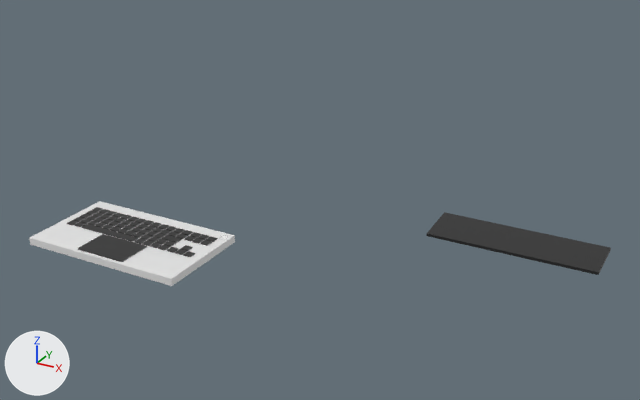
An edit to the Blender file Assets/Objects/Laptop.blend, drawn before and after from the same camera.
The view is the same before and after, from a camera (50 mm lens) standing at (9.1, 2.05, 17.7) and looking at (4.33, 10.73, 13.36). Lighting does not change. The marker at lower left points along +X, +Y and +Z.

The scene before the commit, as lines of its bpy script (objects in view):
```python
me_cube_003 = bpy.data.meshes.new('Cube.003')
me_cube_003.from_pydata(...)  # 169 vertices, 167 faces; spans x -1.0..1.0, y -1.0..1.0, z -1.0..1.0
me_cube_046 = bpy.data.meshes.new('Cube.046')
me_cube_046.from_pydata(...)  # 140 vertices, 138 faces; spans x -1.0..1.0, y -1.0..1.0, z -1.0..1.0
me_cube_046.materials.append(mat_material_003)  # black #303030
me_cube_049 = bpy.data.meshes.new('Cube.049')
me_cube_049.from_pydata(...)  # 140 vertices, 138 faces; spans x -1.0..1.0, y -1.0..1.0, z -1.0..1.0
me_cube_049.materials.append(mat_material_003)  # black #303030
ob_keyboard = bpy.data.objects.new('Keyboard', me_cube_046)
ob_keyboard.location = (6.324, 12.454, 12.52)
ob_keyboard.rotation_euler = (0.0873, 0.0, 0.0)  # degrees (5, 0, 0)
ob_keyboard.scale = (1.14, 0.321, -0.0211)
ob_laptop_bottom = bpy.data.objects.new('Laptop Bottom', me_cube_003)
ob_laptop_bottom.location = (2.487, 9.394, 12.957)
ob_laptop_bottom.rotation_euler = (0.0, 0.0, 3.142)  # degrees (0, 0, 180)
ob_laptop_bottom.scale = (-1.06, -0.622, -0.0449)
ob_trackpad = bpy.data.objects.new('Trackpad', me_cube_049)
ob_trackpad.location = (2.487, 9.035, 13.007)
ob_trackpad.rotation_euler = (0.0, 3.142, 0.0)  # degrees (0, 180, 0)
ob_trackpad.scale = (0.335, 0.218, 0.0119)
```
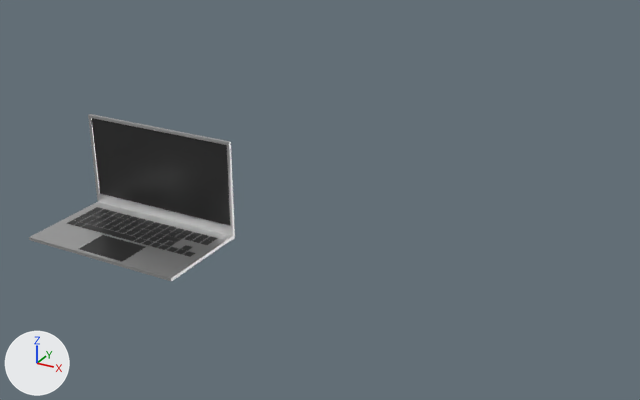
Changed parts and their boxes (x1, y1, x2, y2) in the pictures (640 x 400 px):
'Keyboard', moved, turned, rescaled
    before: (427, 212, 611, 275)
    after: (92, 118, 230, 225)
'Laptop Bottom', reshaped, moved, rescaled (7% shorter)
    before: (29, 201, 235, 286)
    after: (29, 202, 235, 281)
'Laptop Top', added
    after: (88, 114, 235, 240)
'Trackpad', moved, rescaled
    before: (78, 234, 147, 262)
    after: (79, 235, 145, 262)
part 1 of me_cube_003, built on
    before: (30, 201, 233, 279)
    after: (30, 202, 228, 278)
part 2 of me_cube_003, recoloured
    before: (29, 235, 235, 286)
    after: (29, 235, 235, 281)

The edits, one by one:
Material 'Material.006' (mat_material_006) is new.
Its base color is (0.672, 0.672, 0.672) (light grey #d6d6d6).
Its metallic is 1.0.
Its roughness is 0.416.
me_cube_003 is used by ob_laptop_bottom; location (2.487, 9.394, 12.957); rotation (0.0, 0.0, 3.142), in degrees (0, 0, 180); scale (-1.06, -0.622, -0.0449).
me_cube_003 had 169 vertices, 167 faces and spanned x -1.0..1.0, y -1.0..1.0, z -1.0..1.0.
me_cube_003 now has 273 vertices, 254 faces and spans x -1.0..1.0, y -1.0..1.0, z -1.0..1.0.
Part 1, on me_cube_003:
14 faces are deleted.
34 vertices are added at x -0.31..0.31, y -0.93..-0.23, z -1.0.
34 new vertices lie (0.0, 0.0, 0.76) away from vertices in x -0.31..0.31, y -0.93..-0.23, z -1.0.
12 new vertices lie (0.0, -0.17, 0.0) away from vertices in x -0.27..0.27, y -0.23, z -0.24.
12 new vertices lie (0.0, -0.17, 0.0) away from vertices in x -0.27..0.27, y -0.4, z -0.24.
12 new vertices lie (0.0, 0.18, 0.0) away from vertices in x -0.27..0.27, y -0.93, z -0.24.
88 new faces join them.
13 new faces join them, smooth.
me_cube_003 part 2: 156 faces spanning x -1.0..1.0, y -1.0..1.0, z -1.0..1.0 switch from no material to mat_material_006 (light grey #d6d6d6).
Mesh me_cube_051 is new.
It has 112 vertices, 93 faces and spans x -1.0..1.0, y -1.0..1.0, z -1.0..1.0.
It uses material mat_material_006 (light grey #d6d6d6).
Object 'Laptop Bottom' (ob_laptop_bottom) moves from (2.487, 9.394, 12.957) to (2.487, 9.394, 12.99).
Object 'Laptop Bottom' (ob_laptop_bottom) is rescaled from (-1.06, -0.622, -0.0449) to (-1.06, -0.622, -0.0195).
Object 'Keyboard' (ob_keyboard) moves from (6.324, 12.454, 12.52) to (2.491, 9.997, 13.649).
Object 'Keyboard' (ob_keyboard) turns from (5, 0, 0) to (-90, 180, 0) degrees about x, y and z.
Object 'Keyboard' (ob_keyboard) is rescaled from (1.14, 0.321, -0.0211) to (1.03, 0.518, 0.00503).
Object 'Trackpad' (ob_trackpad) moves from (2.487, 9.035, 13.007) to (2.487, 9.035, 12.999).
Object 'Trackpad' (ob_trackpad) is rescaled from (0.335, 0.218, 0.0119) to (0.335, 0.218, 0.00657).
Object 'Laptop Top' (ob_laptop_top) is new; it shows me_cube_051.
Its location is (2.487, 9.996, 13.58).
Its rotation in degrees is (-90, 0, 180).
Its scale is (-1.06, -0.622, -0.0195).
